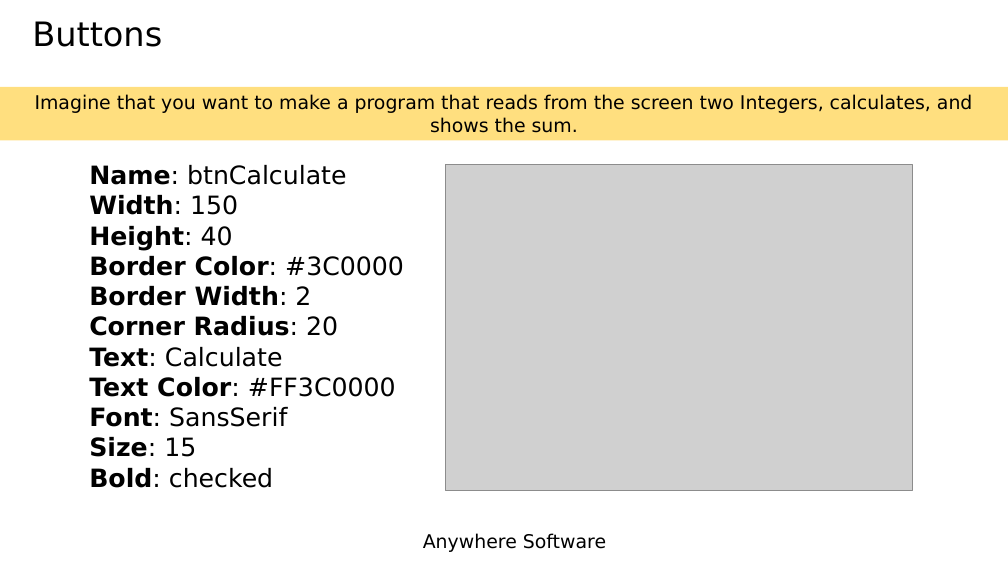
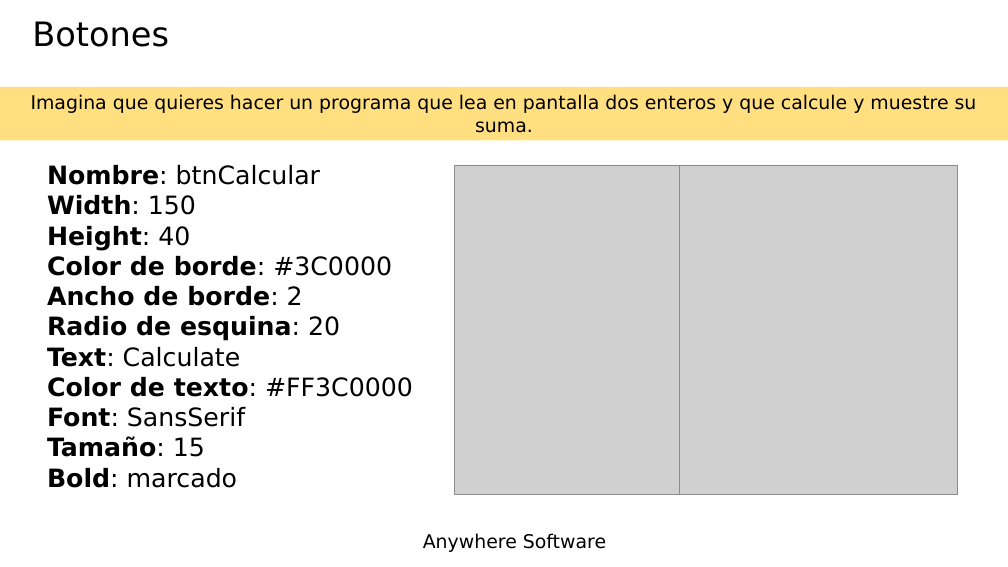
Before and after one commit to Lamashino/Teaching-B4J, a slide deck: slide 16 of Tema 5 - Diseñador/Tema 5 - Diseñador.pptx. Drawn at 1008x567 pixels with LibreOffice and Linux fonts; fonts in the diff are those of the drawing; grey boxes stand for pictures; background and template pictures are left out. Boxes give left, top, right and bottom in pixels: in the first picture for what was removed or moved away, otherwise in the second. Text is boxed around its words. In the diff, an @@ line names an element or a change of style, - is before the commit and + after.

```diff
--- a/Tema 5 - Diseñador/Tema 5 - Diseñador.pptx
+++ b/Tema 5 - Diseñador/Tema 5 - Diseñador.pptx
@@ title at (32,21,169,47): text changed @@
-Buttons
+Botones
@@ text in rectangle at (31,94,977,133): text changed @@
-Imagine that you want to make a program that reads from the screen two Integers, calculates, and shows the sum.
+Imagina que quieres hacer un programa que lea en pantalla dos enteros y que calcule y muestre su suma.
@@ text "Nombre: btnCalcular": place and size @@
-text "Nombre: btnCalcular" at (89,165,404,488)
+text "Nombre: btnCalcular" at (47,165,413,488)
@@ text at (47,165,320,185): text changed @@
-Name: btnCalculate
+Nombre: btnCalcular
@@ picture removed at (445,165,912,491) @@
@@ picture added at (455,165,680,495) @@
@@ picture added at (679,165,957,495) @@
@@ text at (47,256,392,341): text changed @@
-Border Color: #3C0000
-Border Width: 2
-Corner Radius: 20
+Color de borde: #3C0000
+Ancho de borde: 2
+Radio de esquina: 20
@@ text at (47,377,413,397): text changed; bold on @@
-Text Color: #FF3C0000
+Color de texto: #FF3C0000
@@ text at (47,436,237,488): text changed @@
-Size: 15
-Bold: checked
+Tamaño: 15
+Bold: marcado
```
Also in this commit, not shown: 9 other slides changed, 10 slides added, 10 slides removed, 2 other files.
